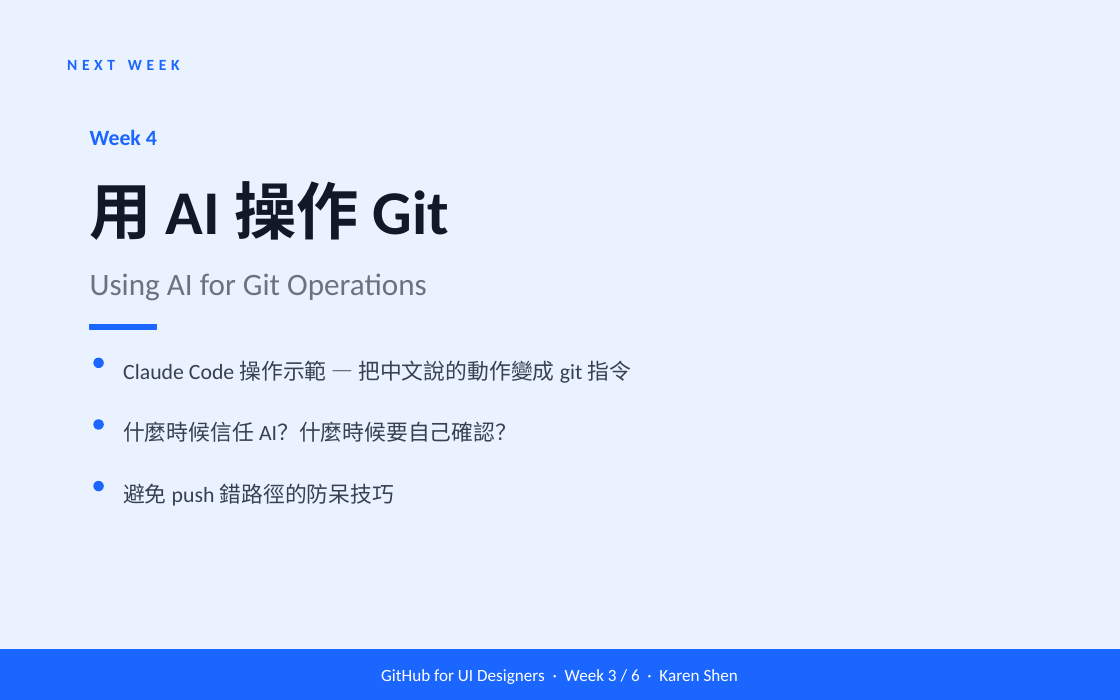
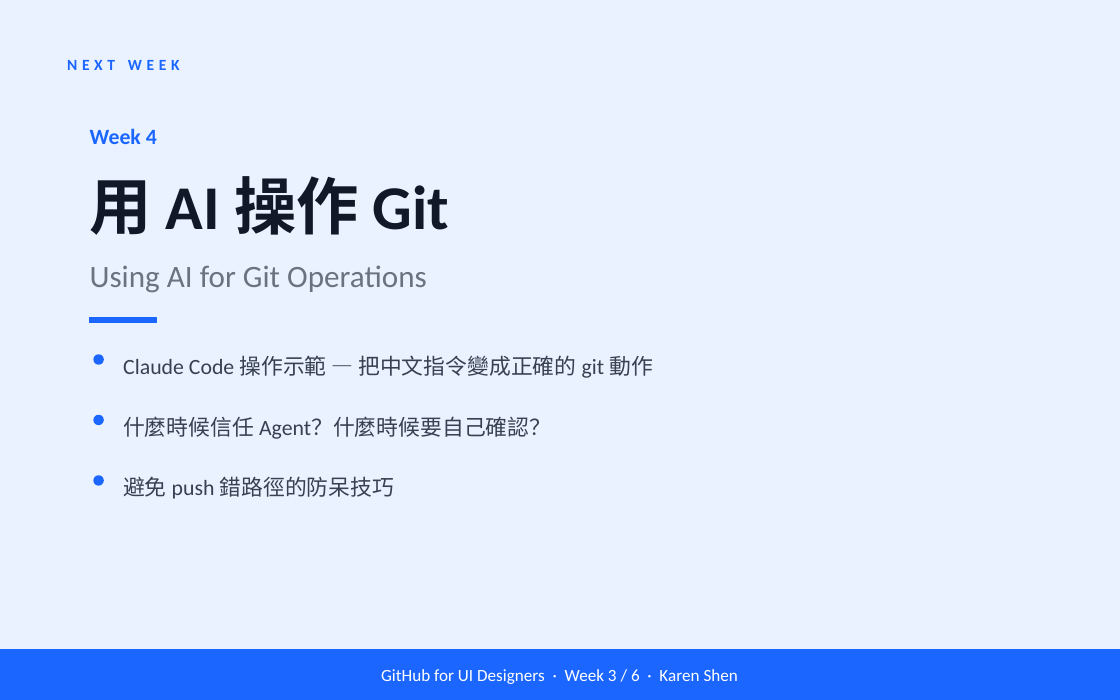
Before and after one commit to JiaWen-Shen/AI-design, a slide deck: slide 19 of proposals/week3-git-vocabulary.pptx (slide 17 before the commit). Drawn at 1120x700 pixels with LibreOffice and Linux fonts; fonts in the diff are those of the drawing. Boxes give left, top, right and bottom in pixels: in the first picture for what was removed or moved away, otherwise in the second. Text is boxed around its words. In the diff, an @@ line names an element or a change of style, - is before the commit and + after.

```diff
--- a/proposals/week3-git-vocabulary.pptx
+++ b/proposals/week3-git-vocabulary.pptx
@@ text "用 AI 操作 Git" moved from (x1=90, y1=181, x2=449, y2=240) to (x1=90, y1=176, x2=449, y2=235) @@
@@ 2 texts, 2 ellipses, 1 rectangle moved together from (x1=90, y1=273, x2=427, y2=506) to (x1=90, y1=265, x2=427, y2=499) @@
@@ text at (x1=123, y1=355, x2=653, y2=378): text changed @@
-Claude Code 操作示範 — 把中文說的動作變成 git 指令
+Claude Code 操作示範 — 把中文指令變成正確的 git 動作
@@ text at (x1=123, y1=416, x2=551, y2=439): text changed @@
-什麼時候信任 AI？什麼時候要自己確認？
+什麼時候信任 Agent？什麼時候要自己確認？
```
Also in this commit, not shown: 6 other slides changed, 12 slides added, 10 slides removed, 1 other file.
